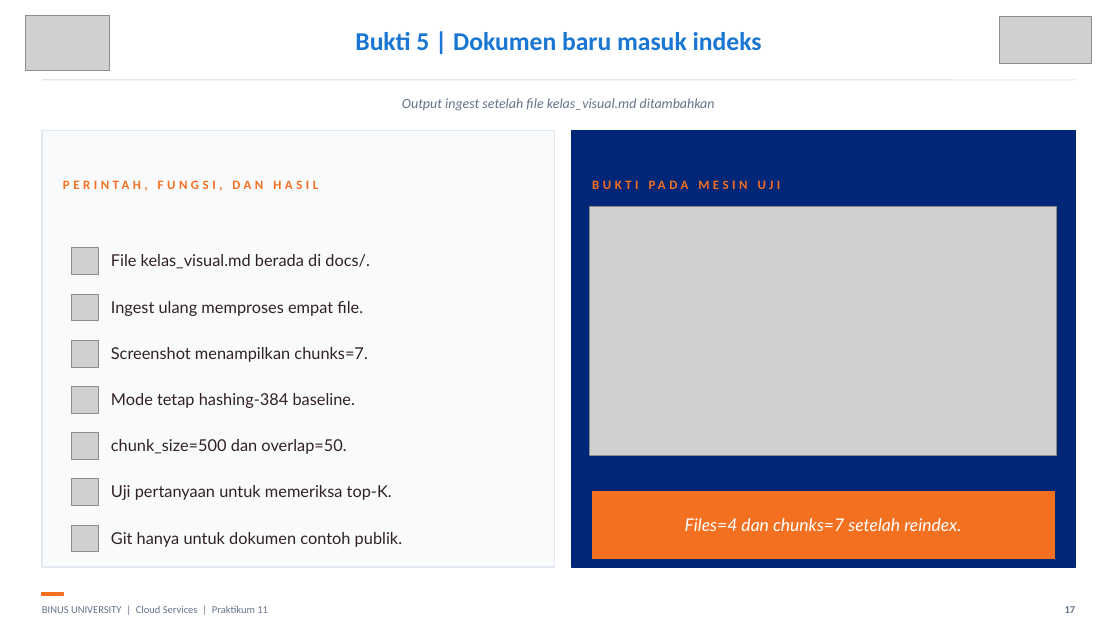
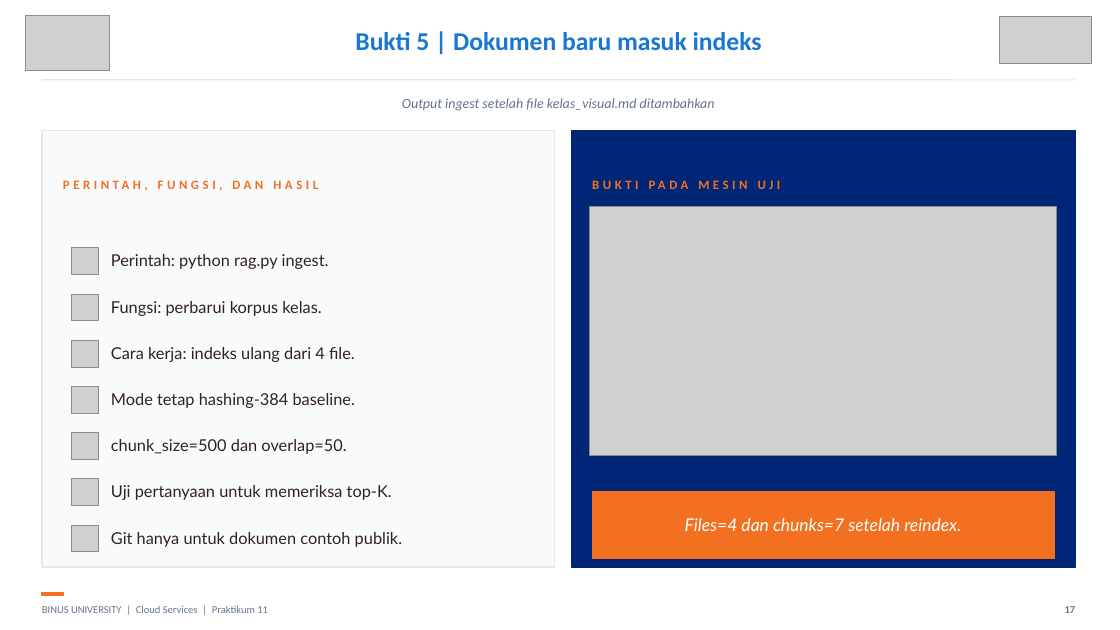
Before and after one commit to SeedFlora/meet11CloudService, a slide deck: slide 17 of slides/LAB11_RAG_pgvector_Bukti_Live.pptx. Drawn at 1120x630 pixels with LibreOffice and Linux fonts; fonts in the diff are those of the drawing; grey boxes stand for pictures. Boxes give left, top, right and bottom in pixels: in the first picture for what was removed or moved away, otherwise in the second. Text is boxed around its words. In the diff, an @@ line names an element or a change of style, - is before the commit and + after.

```diff
--- a/slides/LAB11_RAG_pgvector_Bukti_Live.pptx
+++ b/slides/LAB11_RAG_pgvector_Bukti_Live.pptx
@@ text at [111, 254, 329, 269]: text changed @@
-File kelas_visual.md berada di docs/.
+Perintah: python rag.py ingest.
@@ text at [111, 301, 321, 316]: text changed @@
-Ingest ulang memproses empat file.
+Fungsi: perbarui korpus kelas.
@@ text at [111, 347, 355, 362]: text changed @@
-Screenshot menampilkan chunks=7.
+Cara kerja: indeks ulang dari 4 file.
```
Also in this commit, not shown: 11 other slides changed.
